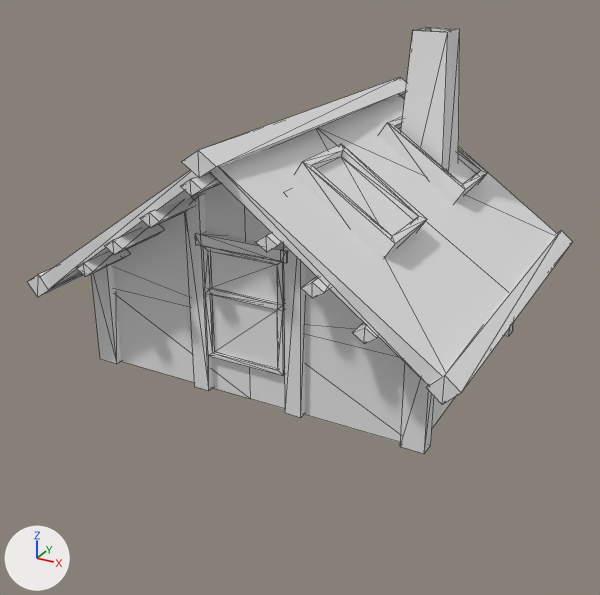
The COLLADA model art/meshes/structural/rus_hunting_lodge.dae: old version first, new version second.
Rendered twice from a camera (50 mm lens) standing at (12.5, -24.9, 12.4) and looking at (-0.7, -0.9, 0.5). The axes (+X, +Y, +Z) are drawn at lower left. The lights are the same throughout. Mesh edges are drawn as thin lines.
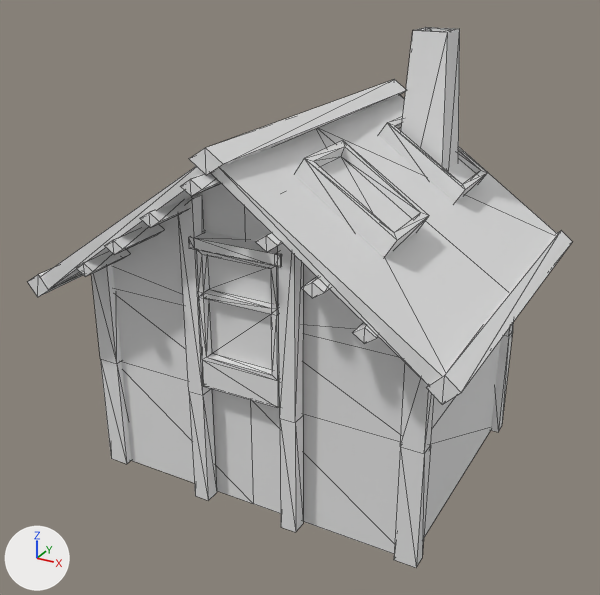
Pixel boxes (x1, y1, x2, y2) of what changed, in the pictures (600 x 595 px):
'Cube', reshaped (27% taller)
    before: (28, 27, 572, 453)
    after: (28, 27, 572, 568)
part 1 of me_cube_001, built on
    before: (185, 144, 427, 417)
    after: (100, 141, 513, 568)

The edits, one by one:
me_cube_001 is used by ob_cube; location (0.0, 0.0, 0.0).
me_cube_001 had 330 vertices, 456 faces and spanned x -8.0..7.2, y -7.3..6.9, z -1.9..9.4.
me_cube_001 now has 380 vertices, 548 faces and spans x -8.0..7.2, y -7.3..6.4, z -6.2..9.4.
Part 1, on me_cube_001:
10 vertices are removed from x -2.5..1.1, y -4.9..-4.5, z -1.6..3.4.
47 faces are deleted.
34 vertices in x -2.1..1.2, y -5.1..-3.8, z -0.3..3.9 move by (0.0, -0.3, 0.0).
14 vertices in x -2.5..1.6, y -5.0..-4.5, z -1.6..5.7 move by (0.0, -0.4, 0.0).
4 vertices in x -0.9..0.2, y 6.9, z 6.4..7.1 move by (0.0, -0.6, 0.0).
4 vertices in x -0.9..0.2, y -7.1, z 6.4..7.1 move by (0.0, 0.4, 0.0).
4 vertices in x 3.9..4.1, y -3.9..-1.3, z 4.3..4.4 move by (0.0, 0.0, 0.1).
4 vertices in x 1.0..1.2, y -3.9..-1.3, z 6.2..6.3 move by (0.1, 0.0, 0.1).
4 vertices move from x -1.9..1.0, y -5.0..-3.8, z -0.3..2.1 to x -1.7..1.0, y -5.3, z -0.2..2.1.
20 vertices are added at x -2.5..3.4, y -5.3..4.8, z -6.0..3.4.
32 new vertices lie (0.0, 0.0, -4.3) away from vertices in x -6.6..5.8, y -5.0..6.1, z -1.9..5.7.
8 new vertices lie (0.0, 0.0, -4.2) away from vertices in x -6.3..5.5, y -4.8..5.6, z -1.7..4.6.
139 new faces join them.
